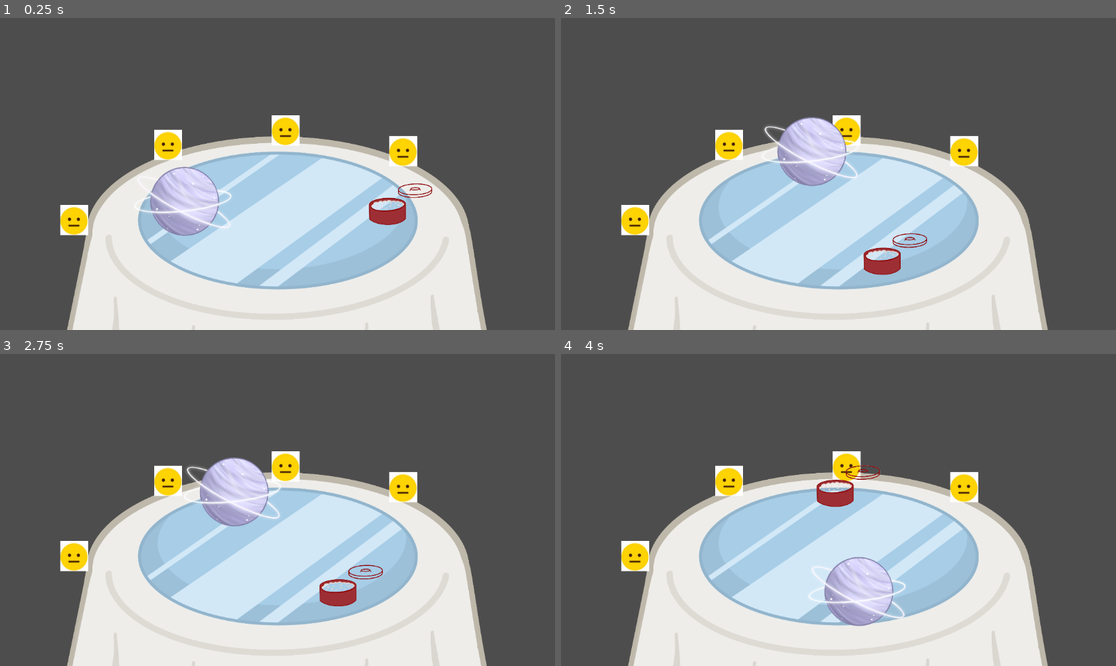
Above: before the commit, frames 1-4 (two rows, left to right).
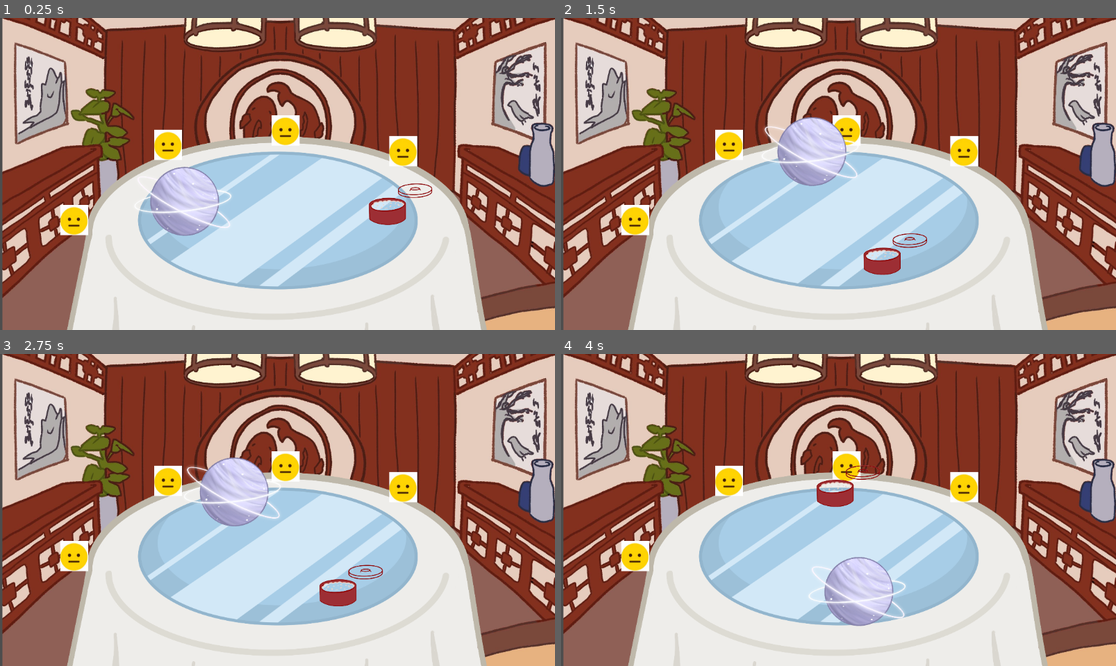
Above: after the commit, the same moments.

Repository: game-dev-besties/lupe_game
Game: Godot game, scene res://scenes/game.tscn
Same seed, same stepped clock (60 frames per second), same inputs: the game is played once before the commit and once after it.
Inputs (mouse positions are in pixels of both pictures, inside the frame that each line leads up to):
- Up to frame 1 (0.25 s): no input
- Up to frame 2 (1.5 s): tap Enter (ui_accept) at 0.5, 0.77 s; move the mouse to (960, 202) at 0.52 s; hold Right (ui_right) 0.53-1.28 s; click (960, 202) at 0.67 s; move the mouse to (771, 167) at 1.27 s; hold Left (ui_left) from 1.28 s (still down); click (771, 167) at 1.42 s
- Up to frame 3 (2.75 s): tap Enter (ui_accept) at 1.52 s; move the mouse to (333, 441) at 2.02 s; release Left (ui_left) at 2.03 s; hold Right (ui_right) from 2.03 s (still down)
- Up to frame 4 (4 s): move the mouse to (810, 572) at 2.77 s; click (810, 572) at 2.92 s; tap Enter (ui_accept) at 3.02, 3.77 s; move the mouse to (1005, 556) at 3.52 s; release Right (ui_right) at 3.53 s; hold Left (ui_left) from 3.53 s (still down)

The runs differ from the first frame. In frame 1, 58% of the frame differs, in the area x 0-100%, y 0-100%; in frame 2, 57%; in frame 3, 58%; in frame 4, 58%.

Commit message:
add quantity to dishes and timer for npc consumption

Diff:
--- a/scenes/dish.tscn
+++ b/scenes/dish.tscn
@@ -1,12 +1,14 @@
-[gd_scene load_steps=3 format=3 uid="uid://ddw71ek2dup7r"]
+[gd_scene load_steps=4 format=3 uid="uid://ddw71ek2dup7r"]
 
 [ext_resource type="Script" uid="uid://ca7baacjwxvs4" path="res://scripts/dish.gd" id="1_u12rr"]
+[ext_resource type="Texture2D" uid="uid://7qc655eylklq" path="res://assets/empty.png" id="2_qnjfs"]
 
 [sub_resource type="CircleShape2D" id="CircleShape2D_u12rr"]
 radius = 63.0317
 
 [node name="Dish" type="Area2D"]
 script = ExtResource("1_u12rr")
+empty_plate_texture = ExtResource("2_qnjfs")
 
 [node name="Sprite2D" type="Sprite2D" parent="."]
 
--- a/scenes/game.tscn
+++ b/scenes/game.tscn
@@ -1,9 +1,10 @@
-[gd_scene load_steps=5 format=3 uid="uid://b7w465tfimyec"]
+[gd_scene load_steps=6 format=3 uid="uid://b7w465tfimyec"]
 
 [ext_resource type="PackedScene" uid="uid://b6jq0f6yg0wuw" path="res://scenes/NPC.tscn" id="2_lnu2h"]
 [ext_resource type="Texture2D" uid="uid://dspqnr0vuhl4l" path="res://assets/table.png" id="3_lbhrr"]
 [ext_resource type="Script" uid="uid://decuur7sn58mt" path="res://scripts/spinningthing.gd" id="3_p57ef"]
 [ext_resource type="PackedScene" uid="uid://ddw71ek2dup7r" path="res://scenes/dish.tscn" id="4_u5sy4"]
+[ext_resource type="Texture2D" uid="uid://brqi5cskbd0ai" path="res://assets/background.jpg" id="5_iywne"]
 
 [node name="Game" type="Node2D"]
 
@@ -40,3 +41,9 @@
 
 [node name="Camera2D" type="Camera2D" parent="."]
 position = Vector2(573, 378)
+
+[node name="Background" type="Sprite2D" parent="."]
+z_index = -1001
+position = Vector2(576, 384)
+scale = Vector2(0.516487, 0.516487)
+texture = ExtResource("5_iywne")
--- a/scenes/npc.gd
+++ b/scenes/npc.gd
@@ -7,8 +7,14 @@
 
 var desired_item_name: String
 var placement_angle: float
+var consumption_timer: float
 
 @onready var sprite: Sprite2D = $Sprite2D
+
+func init(data: Dictionary):
+	self.name = data.get("name", "NPC")
+	self.desired_item_name = data.get("desire", "")
+	self.consumption_timer = data.get("timer", 1.0)
 
 func _ready():
 	# Start with a neutral expression
--- a/scripts/dish.gd
+++ b/scripts/dish.gd
@@ -1,8 +1,14 @@
 class_name Dish
 extends Area2D
 
+@export var empty_plate_texture: Texture2D
+
+# data variables
 var item_name: String
 var effect: String
+var quantity: int
+
+
 var ellipse_width: float = 400.0
 var ellipse_height: float = 200.0
 var angular_velocity: float = 0.0
@@ -12,6 +18,7 @@
 	var sprite: Sprite2D = get_node("Sprite2D")
 	self.item_name = data.get("item_name", "Unknown Item")
 	self.effect = data.get("effect", "none")
+	self.quantity = data.get("quantity", 1)
 
 	sprite.texture = data.get("texture")
 	var scale_factor = data.get("scale", 1.0)
@@ -43,3 +50,17 @@
 		z_index = -1
 	else:
 		z_index = 1
+
+func consume():
+	if quantity > 0:
+		quantity -= 1
+		print(item_name + " quantity is now: " + str(quantity))
+
+	if quantity <= 0:
+		_on_empty()
+
+func _on_empty():
+	print(item_name + " is now empty!")
+	$Sprite2D.texture = empty_plate_texture
+	item_name = "Empty Plate"
+	$CollisionShape2D.disabled = true
--- a/scripts/spinningthing.gd
+++ b/scripts/spinningthing.gd
@@ -21,14 +21,14 @@
 
 # --- Data ---
 var dishes_data = [
-	{"texture": preload("res://assets/canvas.png"), "scale": 0.3, "item_name": "rice"},
-	{"texture": preload("res://assets/rings.webp"), "scale": 0.3, "item_name": "planet"},
+	{"texture": preload("res://assets/canvas.png"), "scale": 0.3, "item_name": "rice", "quantity": 3},
+	{"texture": preload("res://assets/rings.webp"), "scale": 0.3, "item_name": "planet", "quantity": 3},
 ]
 var npc_desires = [
-	{"name": "npc1", "desire": "planet"},
-	{"name": "npc2", "desire": "Magic Sword"},
-	{"name": "npc3", "desire": "nothing"},
-	{"name": "npc4", "desire": "rice"},
+	{"name": "npc1", "desire": "planet", "timer": 1.5},
+	{"name": "npc2", "desire": "Magic Sword", "timer": 1.5},
+	{"name": "npc3", "desire": "nothing", "timer": 1.5},
+	{"name": "npc4", "desire": "rice", "timer": 1.5},
 ]
 
 func _ready():
@@ -69,13 +69,9 @@
 	# Loop through the NPCs, but don't spawn more than marker amount
 	for i in range(min(total_npcs, spawn_points.size())):
 		var npc_instance = npc_scene.instantiate()
-		var npc_data = npc_desires[i]
-		npc_instance.name = npc_data.name
-		npc_instance.desired_item_name = npc_data.desire
 		var spawn_marker = spawn_points[i]
-		# The placement angle is needed for the "in front" logic
+		npc_instance.init(npc_desires[i])
 		npc_instance.placement_angle = spawn_marker.position.angle()
-		# The position is taken directly from the marker
 		npc_instance.position = spawn_marker.position
 		add_child(npc_instance)
 
@@ -93,6 +89,7 @@
 
 	# For each NPC, find the dish in front of them
 	for npc in npcs:
+		# calculate distance between dish and npc
 		var closest_dish: Dish = null
 		var min_angle_diff = INF
 		for dish in dishes:
@@ -103,12 +100,16 @@
 		if closest_dish:
 			var distance = npc.position.distance_to(closest_dish.position)
 			var is_correct = false
-			#  must be close and must be the right item
-			if distance < serving_distance_threshold:
+			# Add a check to see if the dish has any quantity left
+			if distance < serving_distance_threshold and closest_dish.quantity > 0:
 				if closest_dish.item_name == npc.desired_item_name:
 					is_correct = true
-
 			npc.react(is_correct)
+			# If the dish was correct, start the consumption timer
+			if is_correct:
+				print(npc.name + " is starting to eat " + closest_dish.item_name)
+				var tween = create_tween()
+				tween.tween_callback(closest_dish.consume).set_delay(npc.consumption_timer)
 
 func _on_susan_started_moving():
 	# Reset all NPC emotions when the table starts spinning again
Binary file added: assets/background.jpg
Not shown, added: assets/background.jpg.import
Binary file added: assets/empty.png
Not shown, added: assets/empty.png.import
